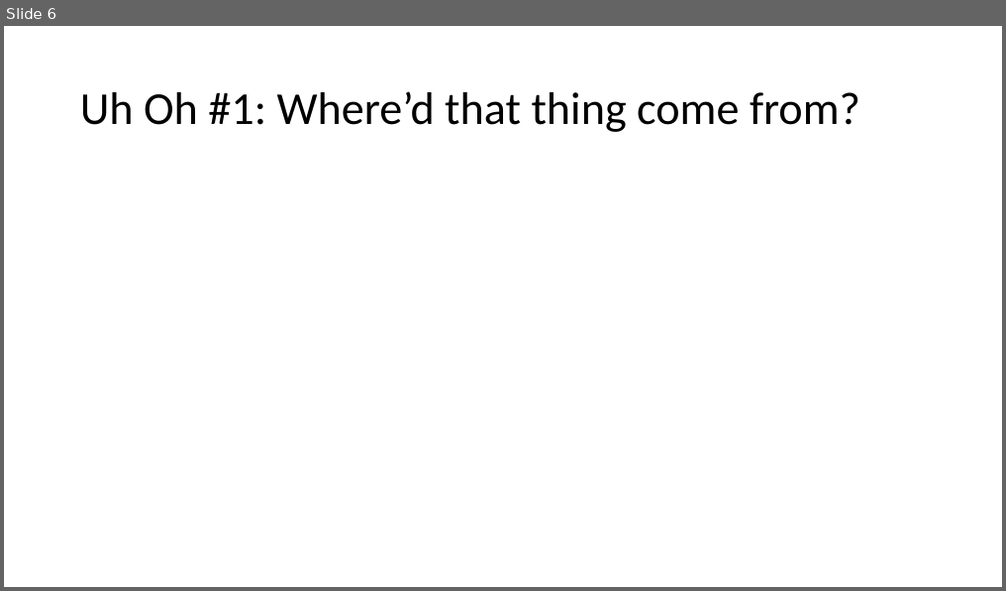
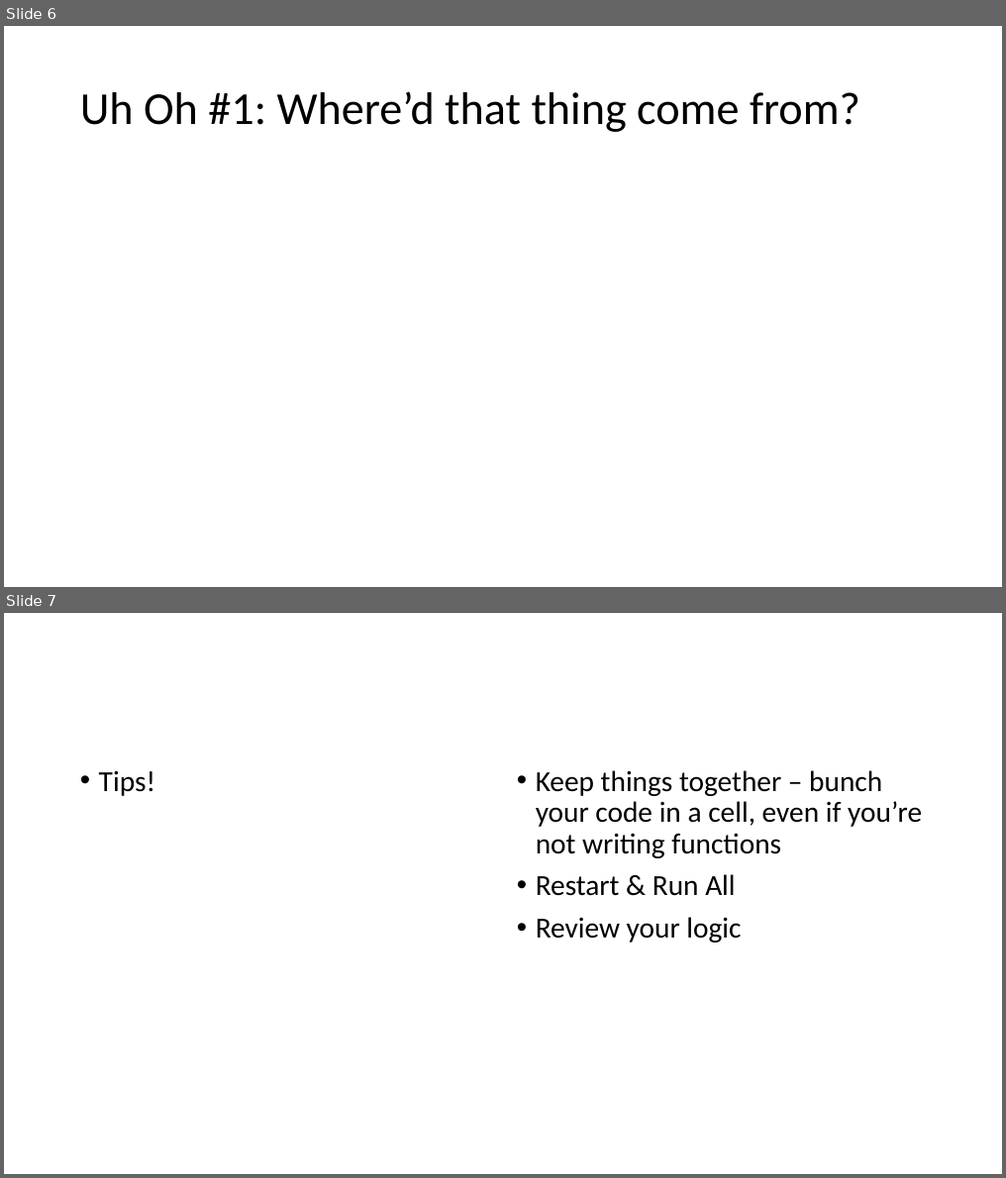
Before and after one commit to LydiaPeabody/pycon2020_talk, a slide deck: pycon2020_sketch.pptx. Shown one above the other, each under a label of ours: slide 6 before the commit, slides 6 and 7 after it. The pictures are 1006x591 and 1006x1178 pixels, drawn with LibreOffice and Linux fonts; fonts in the diff are those of the drawing. Boxes give left, top, right and bottom in pixels: in the first picture for what was removed or moved away, otherwise in the second. Text is boxed around its words. In the diff, an @@ line names an element or a change of style, - is before the commit and + after.

```diff
--- a/pycon2020_sketch.pptx
+++ b/pycon2020_sketch.pptx
@@ slide 7 added at (4,613,1002,1174), background #FFFFFF @@
@@ text added at (99,770,155,796), 28 pt, text #000000 @@
+• Tips!
@@ text added at (536,770,922,943), 28 pt, text #000000 @@
+• Keep things together – bunch your code in a cell, even if you’re not writing functions
+• Restart & Run All
+• Review your logic
```
Also in this commit, not shown: 3 slides changed, 4 other slides added, 2 slides removed, 8 other files.
